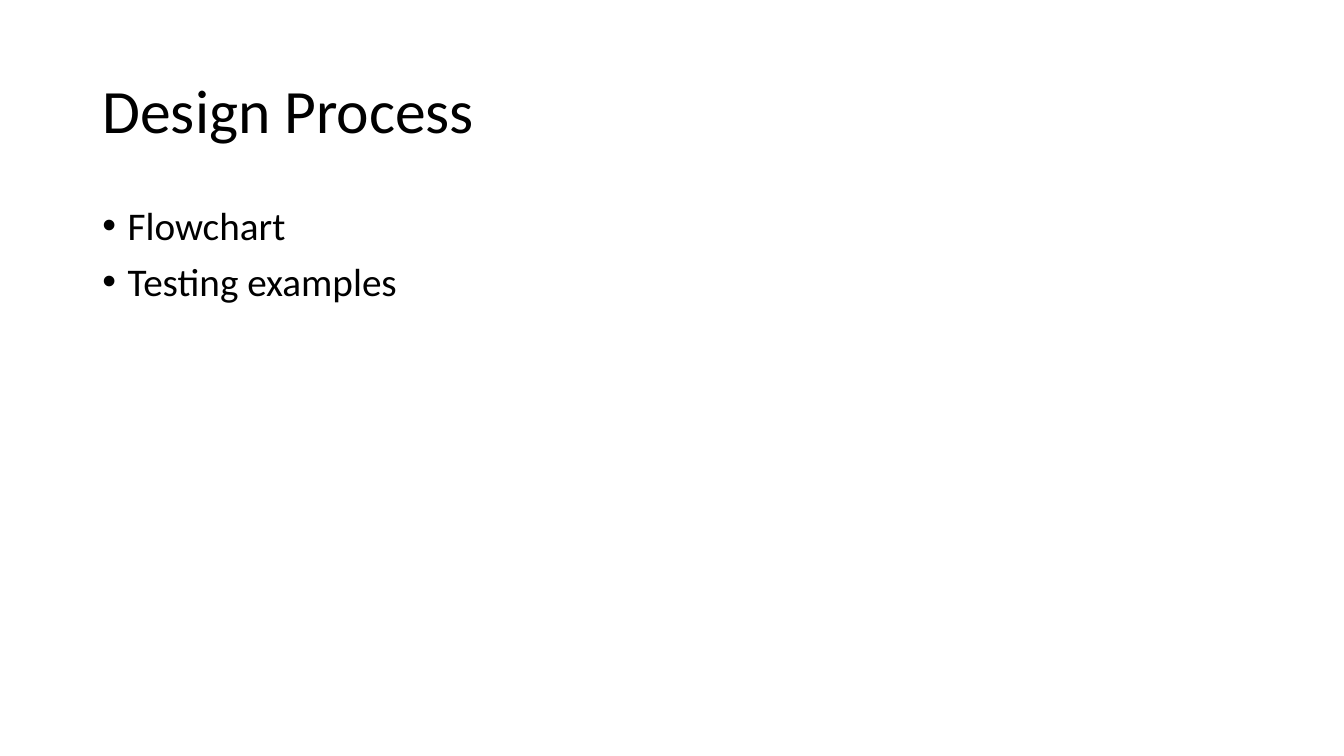
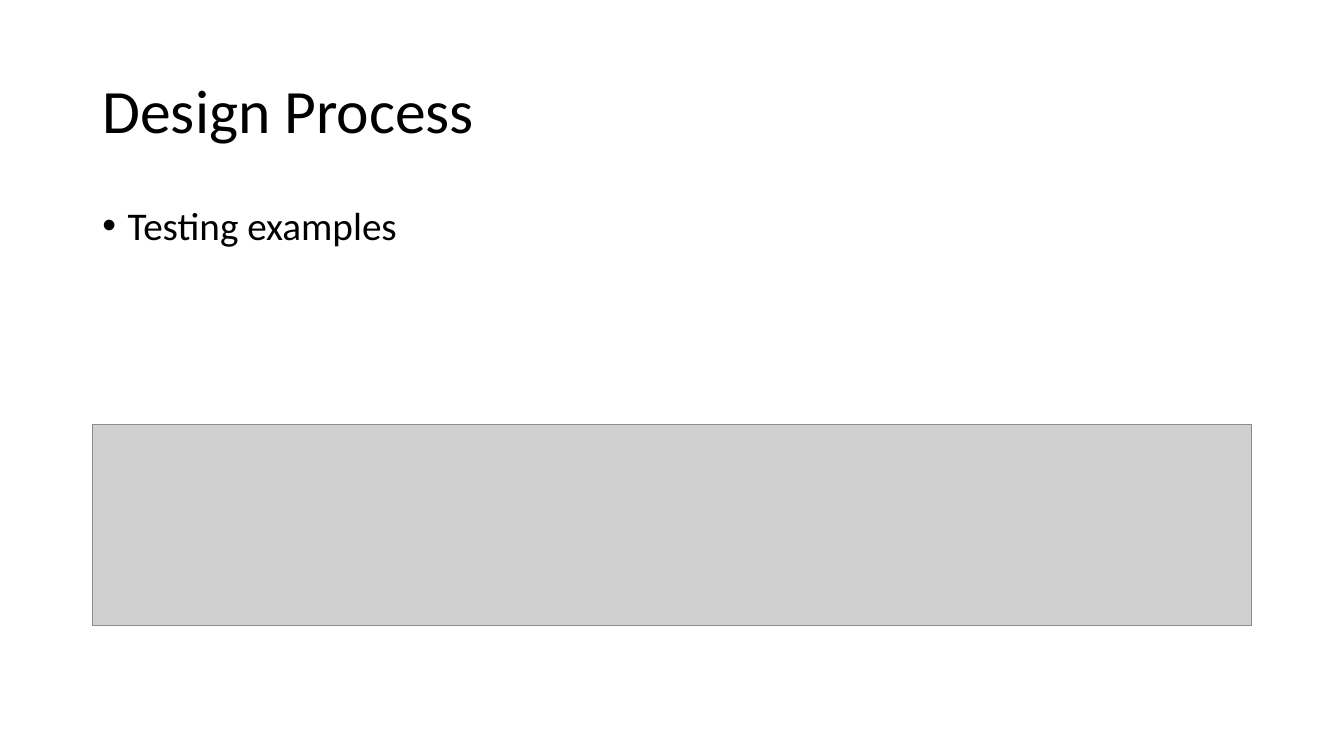
Before and after one commit to PROJ515/PROJ515-documentation, a slide deck: slide 7 of IP and exec plan presentation/IP-execc-plan-presentation.pptx (slide 8 before the commit). Drawn at 1344x756 pixels with LibreOffice and Linux fonts; fonts in the diff are those of the drawing; grey boxes stand for pictures. Boxes give left, top, right and bottom in pixels: in the first picture for what was removed or moved away, otherwise in the second. Text is boxed around its words. In the diff, an @@ line names an element or a change of style, - is before the commit and + after.

```diff
--- a/IP and exec plan presentation/IP-execc-plan-presentation.pptx
+++ b/IP and exec plan presentation/IP-execc-plan-presentation.pptx
@@ text at box(128, 212, 286, 241): paragraph removed @@
-• Flowchart
@@ picture added at box(93, 424, 1252, 625) @@
```
Also in this commit, not shown: 4 other slides changed, 1 slide added, 2 slides removed, 4 other files.
